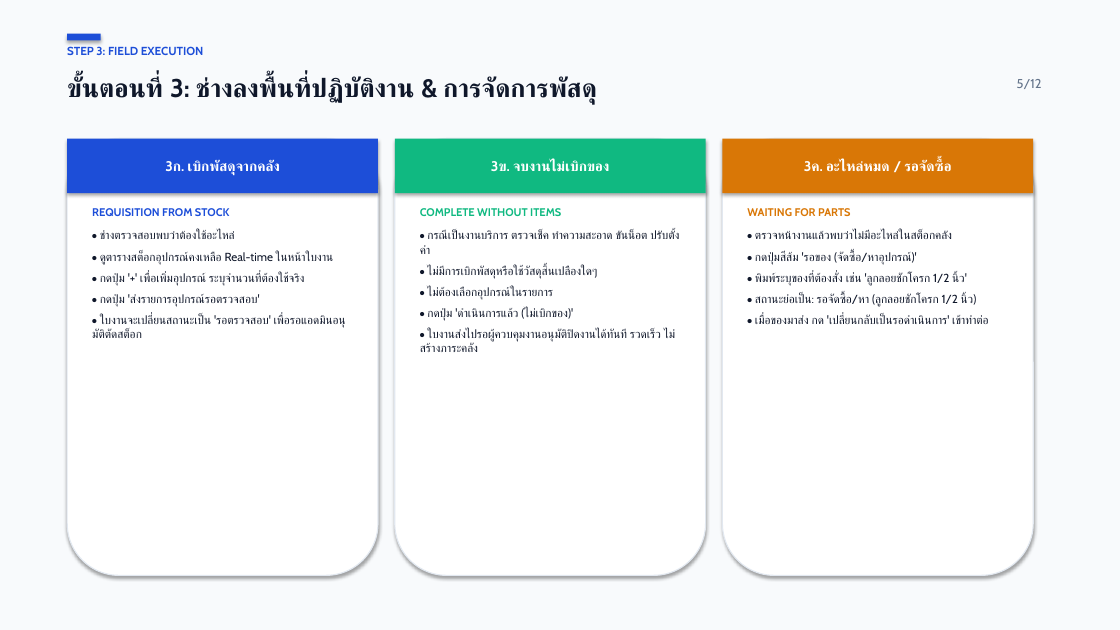
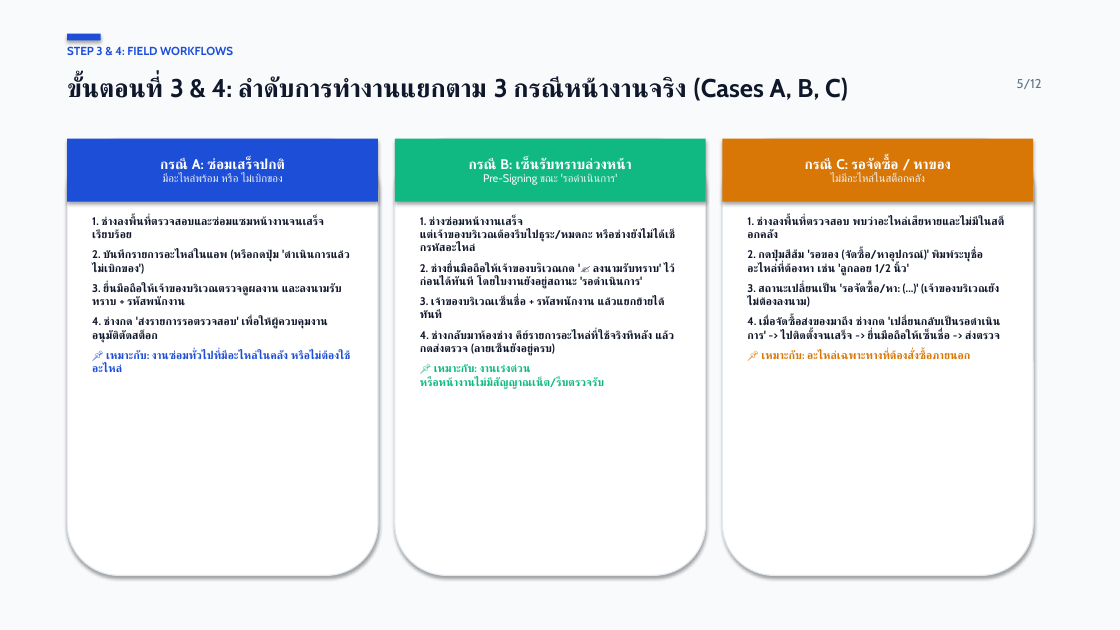
Before and after one commit to maleeart/Stoxy, a slide deck: slide 5 of docs/FM_User_Manual_Presentation.pptx. Drawn at 1120x630 pixels with LibreOffice and Linux fonts; fonts in the diff are those of the drawing. Boxes give left, top, right and bottom in pixels: in the first picture for what was removed or moved away, otherwise in the second. Text is boxed around its words. In the diff, an @@ line names an element or a change of style, - is before the commit and + after.

Commit message:
docs(fm): clarify legacy FM import auto-acceptance and detailed 3 work cases with real-world examples

```diff
--- a/docs/FM_User_Manual_Presentation.pptx
+++ b/docs/FM_User_Manual_Presentation.pptx
@@ text at (x1=67, y1=46, x2=233, y2=55): text changed @@
-STEP 3: FIELD EXECUTION
+STEP 3 & 4: FIELD WORKFLOWS
@@ text at (x1=67, y1=77, x2=848, y2=101): text changed @@
-ขั้นตอนที่ 3: ช่างลงพื้นที่ปฏิบัติงาน & การจัดการพัสดุ
+ขั้นตอนที่ 3 & 4: ลำดับการทำงานแยกตาม 3 กรณีหน้างานจริง (Cases A, B, C)
@@ rectangle "กรณี A: ซ่อมเสร็จปกติ" resized from (x1=67, y1=139, x2=378, y2=193) to (x1=67, y1=139, x2=378, y2=202) @@
@@ rectangle "กรณี B: เซ็นรับทราบล่วงหน้า" resized from (x1=395, y1=139, x2=706, y2=193) to (x1=395, y1=139, x2=706, y2=202) @@
@@ rectangle "กรณี C: รอจัดซื้อ / หาของ" resized from (x1=723, y1=139, x2=1033, y2=193) to (x1=723, y1=139, x2=1033, y2=202) @@
@@ text in rectangle at (x1=160, y1=157, x2=284, y2=182): text changed; size 12 to 9.5 pt; text colour #FFFFFF to #F1F5F9; bold off @@
-3ก. เบิกพัสดุจากคลัง
+กรณี A: ซ่อมเสร็จปกติ
+มีอะไหล่พร้อม หรือ ไม่เบิกของ
@@ text in rectangle at (x1=469, y1=157, x2=632, y2=185): text changed; size 12 to 9.5 pt; text colour #FFFFFF to #F1F5F9; bold off @@
-3ข. จบงานไม่เบิกของ
+กรณี B: เซ็นรับทราบล่วงหน้า
+Pre-Signing ขณะ 'รอดำเนินการ'
@@ text in rectangle at (x1=805, y1=157, x2=950, y2=182): text changed; size 12 to 9.5 pt; text colour #FFFFFF to #F1F5F9; bold off @@
-3ค. อะไหล่หมด / รอจัดซื้อ
+กรณี C: รอจัดซื้อ / หาของ
+ไม่มีอะไหล่ในสต็อกคลัง
@@ text at (x1=92, y1=216, x2=350, y2=372): text changed; size 10 to 9.5 pt; bold on @@
-REQUISITION FROM STOCK
-• ช่างตรวจสอบพบว่าต้องใช้อะไหล่
-• ดูตารางสต็อกอุปกรณ์คงเหลือ Real-time ในหน้าใบงาน
-• กดปุ่ม '+' เพื่อเพิ่มอุปกรณ์ ระบุจำนวนที่ต้องใช้จริง
-• กดปุ่ม 'ส่งรายการอุปกรณ์รอตรวจสอบ'
-• ใบงานจะเปลี่ยนสถานะเป็น 'รอตรวจสอบ' เพื่อรอแอดมินอนุมัติตัดสต็อก
+1. ช่างลงพื้นที่ตรวจสอบและซ่อมแซมหน้างานจนเสร็จเรียบร้อย
+2. บันทึกรายการอะไหล่ในแอพ (หรือกดปุ่ม 'ดำเนินการแล้ว ไม่เบิกของ')
+3. ยื่นมือถือให้เจ้าของบริเวณตรวจดูผลงาน และลงนามรับทราบ + รหัสพนักงาน
+4. ช่างกด 'ส่งรายการรอตรวจสอบ' เพื่อให้ผู้ควบคุมงานอนุมัติตัดสต็อก
+📌 เหมาะกับ: งานซ่อมทั่วไปที่มีอะไหล่ในคลัง หรือไม่ต้องใช้อะไหล่
@@ text at (x1=420, y1=216, x2=675, y2=389): text changed; size 10 to 9.5 pt; bold on @@
-COMPLETE WITHOUT ITEMS
-• กรณีเป็นงานบริการ ตรวจเช็ค ทำความสะอาด ขันน็อต ปรับตั้งค่า
-• ไม่มีการเบิกพัสดุหรือใช้วัสดุสิ้นเปลืองใดๆ
-• ไม่ต้องเลือกอุปกรณ์ในรายการ
-• กดปุ่ม 'ดำเนินการแล้ว (ไม่เบิกของ)'
-• ใบงานส่งไปรอผู้ควบคุมงานอนุมัติปิดงานได้ทันที รวดเร็ว ไม่สร้างภาระคลัง
+1. ช่างซ่อมหน้างานเสร็จ แต่เจ้าของบริเวณต้องรีบไปธุระ/หมดกะ หรือช่างยังไม่ได้เช็กรหัสอะไหล่
+2. ช่างยื่นมือถือให้เจ้าของบริเวณกด '✍️ ลงนามรับทราบ' ไว้ก่อนได้ทันที โดยใบงานยังอยู่สถานะ 'รอดำเนินการ'
+3. เจ้าของบริเวณเซ็นชื่อ + รหัสพนักงาน แล้วแยกย้ายได้ทันที
+4. ช่างกลับมาห้องช่าง คีย์รายการอะไหล่ที่ใช้จริงทีหลัง แล้วกดส่งตรวจ (ลายเซ็นยังอยู่ครบ)
+📌 เหมาะกับ: งานเร่งด่วน หรือหน้างานไม่มีสัญญาณเน็ต/รีบตรวจรับ
@@ text at (x1=747, y1=216, x2=1004, y2=359): text changed; size 10 to 9.5 pt; bold on @@
-WAITING FOR PARTS
-• ตรวจหน้างานแล้วพบว่าไม่มีอะไหล่ในสต็อกคลัง
-• กดปุ่มสีส้ม 'รอของ (จัดซื้อ/หาอุปกรณ์)'
-• พิมพ์ระบุของที่ต้องสั่ง เช่น 'ลูกลอยชักโครก 1/2 นิ้ว'
-• สถานะย่อเป็น: รอจัดซื้อ/หา (ลูกลอยชักโครก 1/2 นิ้ว)
-• เมื่อของมาส่ง กด 'เปลี่ยนกลับเป็นรอดำเนินการ' เข้าทำต่อ
+1. ช่างลงพื้นที่ตรวจสอบ พบว่าอะไหล่เสียหายและไม่มีในสต็อกคลัง
+2. กดปุ่มสีส้ม 'รอของ (จัดซื้อ/หาอุปกรณ์)' พิมพ์ระบุชื่ออะไหล่ที่ต้องหา เช่น 'ลูกลอย 1/2 นิ้ว'
+3. สถานะเปลี่ยนเป็น 'รอจัดซื้อ/หา: (...)' (เจ้าของบริเวณยังไม่ต้องลงนาม)
+4. เมื่อจัดซื้อส่งของมาถึง ช่างกด 'เปลี่ยนกลับเป็นรอดำเนินการ' -> ไปติดตั้งจนเสร็จ -> ยื่นมือถือให้เซ็นชื่อ -> ส่งตรวจ
+📌 เหมาะกับ: อะไหล่เฉพาะทางที่ต้องสั่งซื้อภายนอก
```
Also in this commit, not shown: 6 other slides changed, 1 slide added, 1 slide removed, 6 other files.
